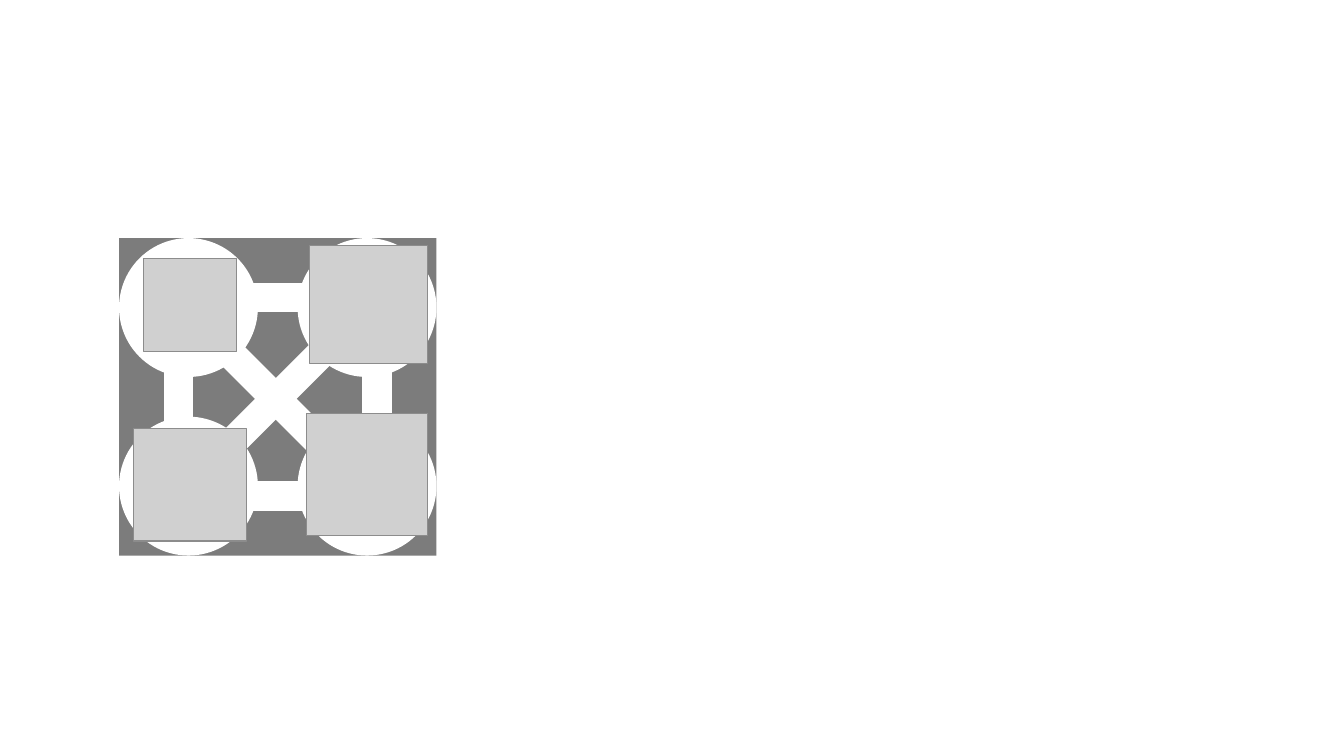
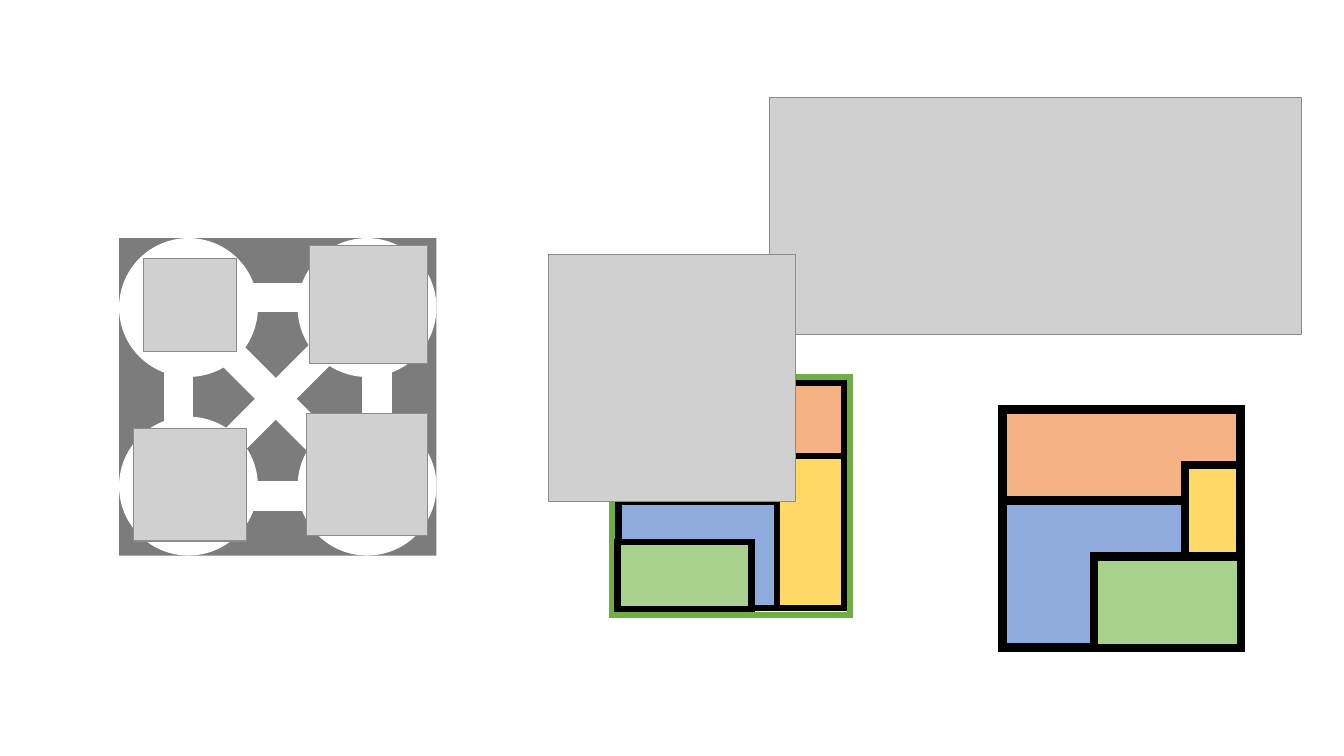
Before and after one commit to ioneater/ESIBD-Explorer, a slide deck: slide 10 of esibd/media/icon.pptx. Drawn at 1344x756 pixels with LibreOffice and Linux fonts; fonts in the diff are those of the drawing; grey boxes stand for pictures. Boxes give left, top, right and bottom in pixels: in the first picture for what was removed or moved away, otherwise in the second. Text is boxed around its words. In the diff, an @@ line names an element or a change of style, - is before the commit and + after.

```diff
--- a/esibd/media/icon.pptx
+++ b/esibd/media/icon.pptx
@@ picture added at <box>769,98,1303,335</box> @@
@@ picture added at <box>548,255,796,502</box> @@
@@ rectangle added at <box>612,377,850,615</box>, outline #70AD47 4.5 pt @@
@@ rectangle added at <box>619,383,844,502</box>, fill #F4B183, outline #000000 4.5 pt @@
@@ rectangle added at <box>1003,409,1241,647</box>, fill #F4B183, outline #000000 6 pt @@
@@ rectangle added at <box>777,456,844,608</box>, fill #FFD966, outline #000000 4.5 pt @@
@@ rectangle added at <box>1186,465,1241,557</box>, fill #FFD966, outline #000000 6 pt @@
@@ rectangle added at <box>619,489,811,608</box>, fill #8FAADC, outline #000000 4.5 pt @@
@@ rectangle added at <box>1003,500,1241,647</box>, fill #8FAADC, outline #000000 6 pt @@
@@ rectangle added at <box>618,542,752,608</box>, fill #A9D18E, outline #000000 4.5 pt @@
@@ rectangle added at <box>1094,557,1242,649</box>, fill #A9D18E, outline #000000 6 pt @@
```
Also in this commit, not shown: 46 other files.
